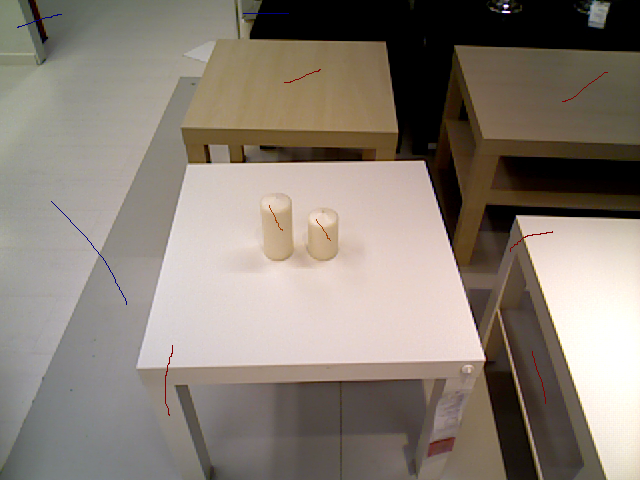
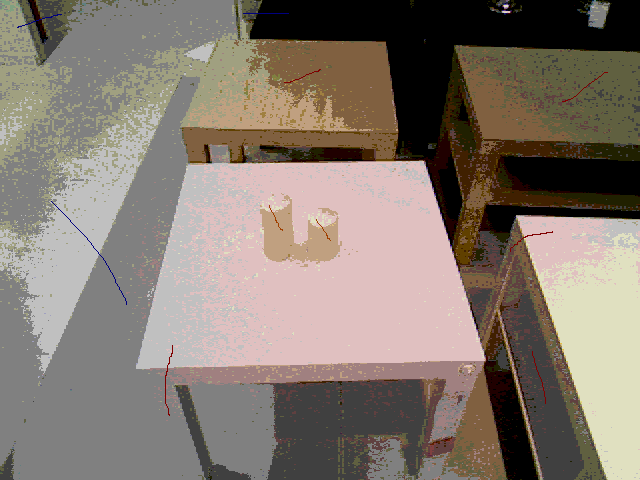
Comparing the layer stacks of the two 640px x 480px images. Changes:
painted on "24.png" over [0, 0, 640, 480]
